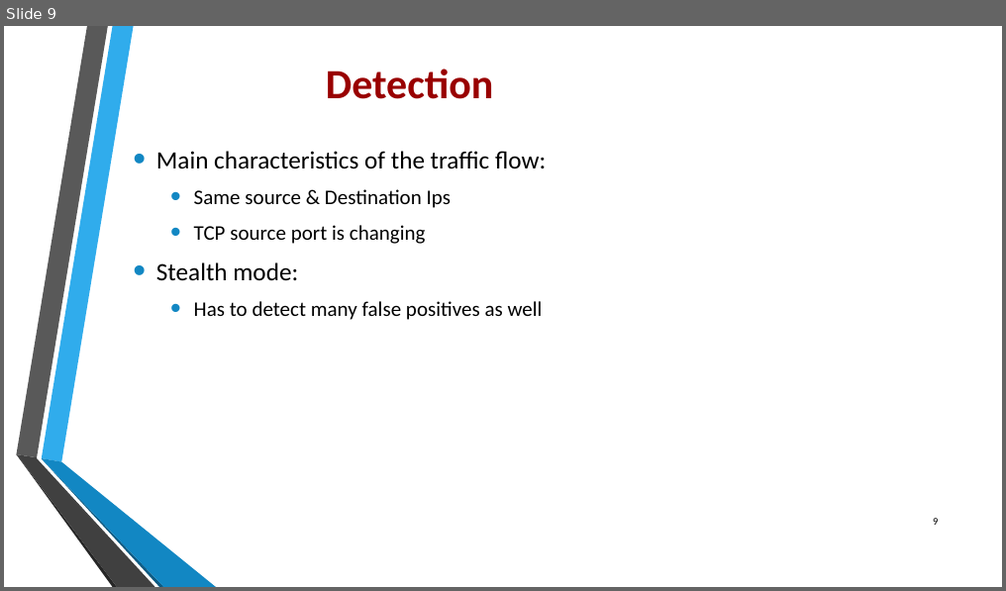
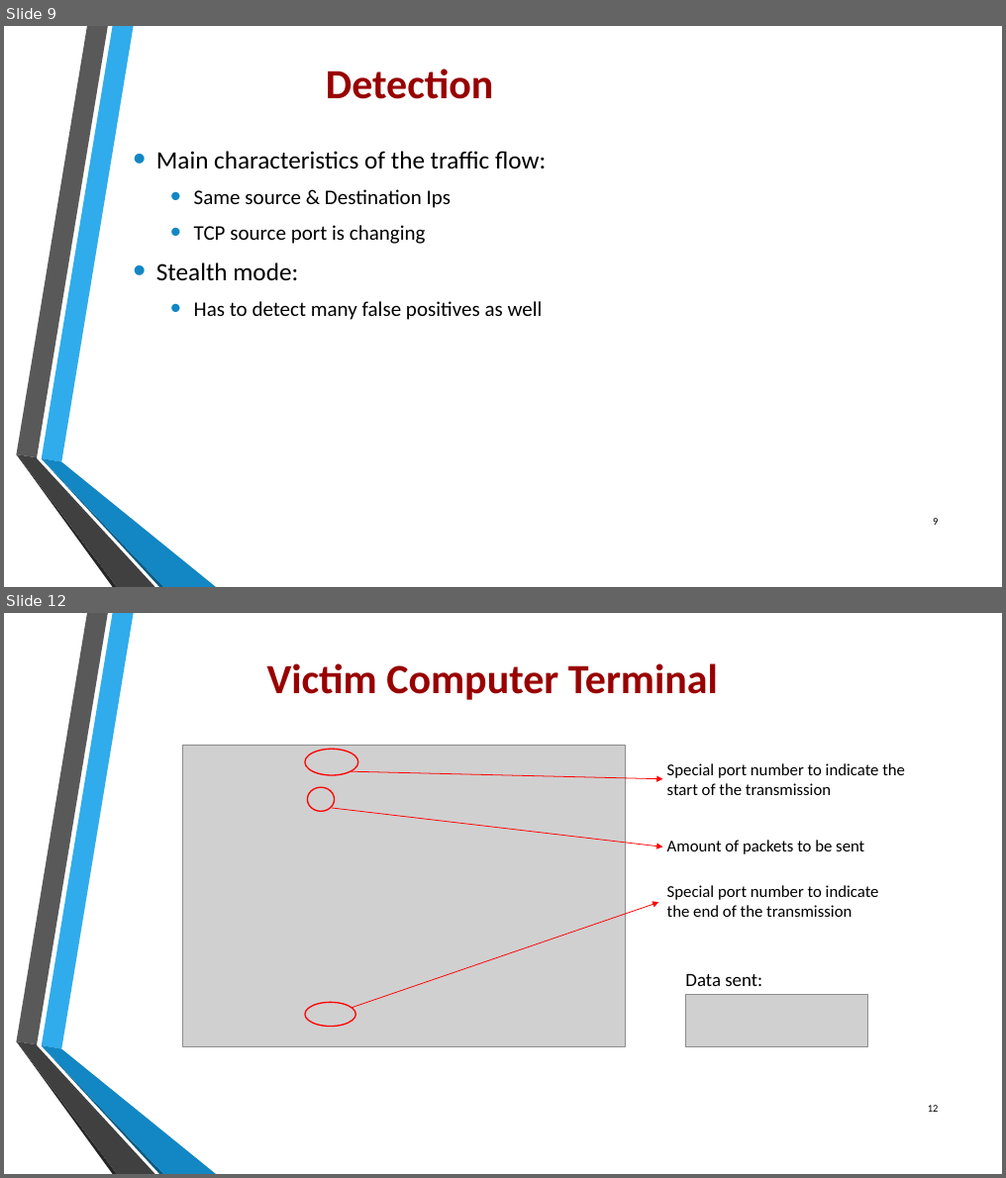
Before and after one commit to jacobnunno/TCP-Data-Exfiltration, a slide deck: Exfiltration_TCP_SourcePort.pptx. Shown one above the other, each under a label of ours: slide 9 before the commit, slides 9 and 12 after it; the slides between them are not shown. The pictures are 1006x591 and 1006x1178 pixels, drawn with LibreOffice and Linux fonts; fonts in the diff are those of the drawing; grey boxes stand for pictures; background and template pictures are left out. Boxes give left, top, right and bottom in pixels: in the first picture for what was removed or moved away, otherwise in the second. Text is boxed around its words. In the diff, an @@ line names an element or a change of style, - is before the commit and + after.

```diff
--- a/Exfiltration_TCP_SourcePort.pptx
+++ b/Exfiltration_TCP_SourcePort.pptx
@@ slide 12 added at bbox=[4, 613, 1002, 1174], background picture (left out); not listed: 6 template elements that a slide beside it also shows @@
@@ text added at bbox=[267, 663, 718, 700], 40 pt, text #990000, bold @@
+Victim Computer Terminal
@@ picture added at bbox=[182, 745, 625, 1048] @@
@@ ellipse added at bbox=[305, 750, 358, 775], outline #FF0000 1.25 pt @@
@@ ellipse added at bbox=[307, 787, 334, 811], outline #FF0000 1.25 pt @@
@@ arrow added from (351, 771) to (662, 779), #FF0000 0.75 pt @@
@@ text added at bbox=[667, 763, 905, 795], 16 pt, text #000000 @@
+Special port number to indicate the start of the transmission
@@ arrow added from (332, 808) to (662, 848), #FF0000 0.75 pt @@
@@ text added at bbox=[667, 840, 864, 855], 16 pt, text #000000 @@
+Amount of packets to be sent
@@ arrow added from (352, 1008) to (659, 903), #FF0000 0.75 pt @@
@@ text added at bbox=[667, 885, 879, 917], 16 pt, text #000000 @@
+Special port number to indicate the end of the transmission
@@ text added at bbox=[685, 974, 762, 986], 18 pt, text #000000 @@
+Data sent:
@@ picture added at bbox=[686, 995, 868, 1048] @@
@@ ellipse added at bbox=[305, 1002, 355, 1026], outline #FF0000 1.25 pt @@
@@ page number added at bbox=[928, 1105, 939, 1112], 10 pt, text #000000 @@
+12
```
Also in this commit, not shown: 1 slide changed, 6 other slides added, 1 slide removed.
